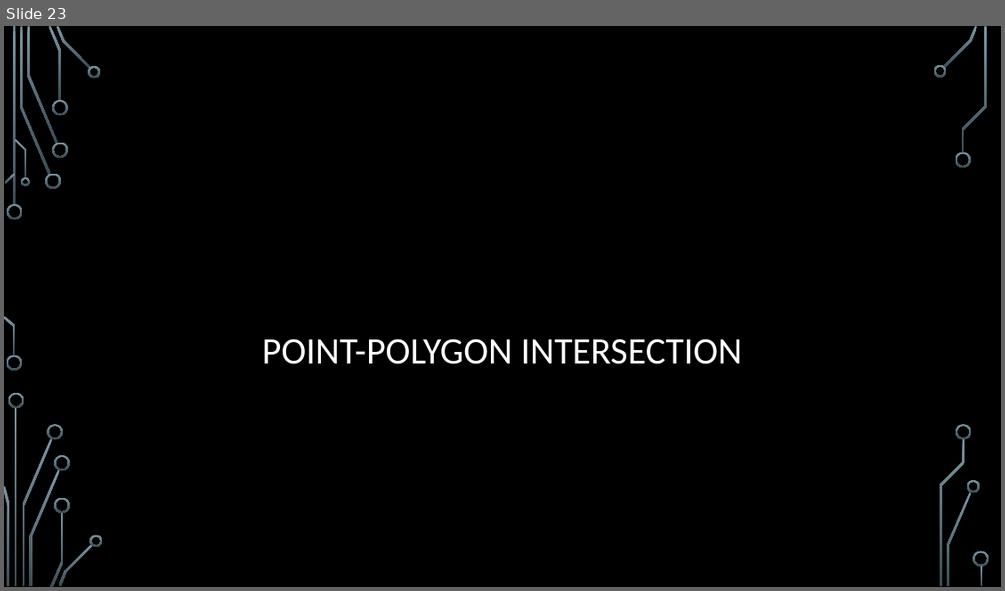
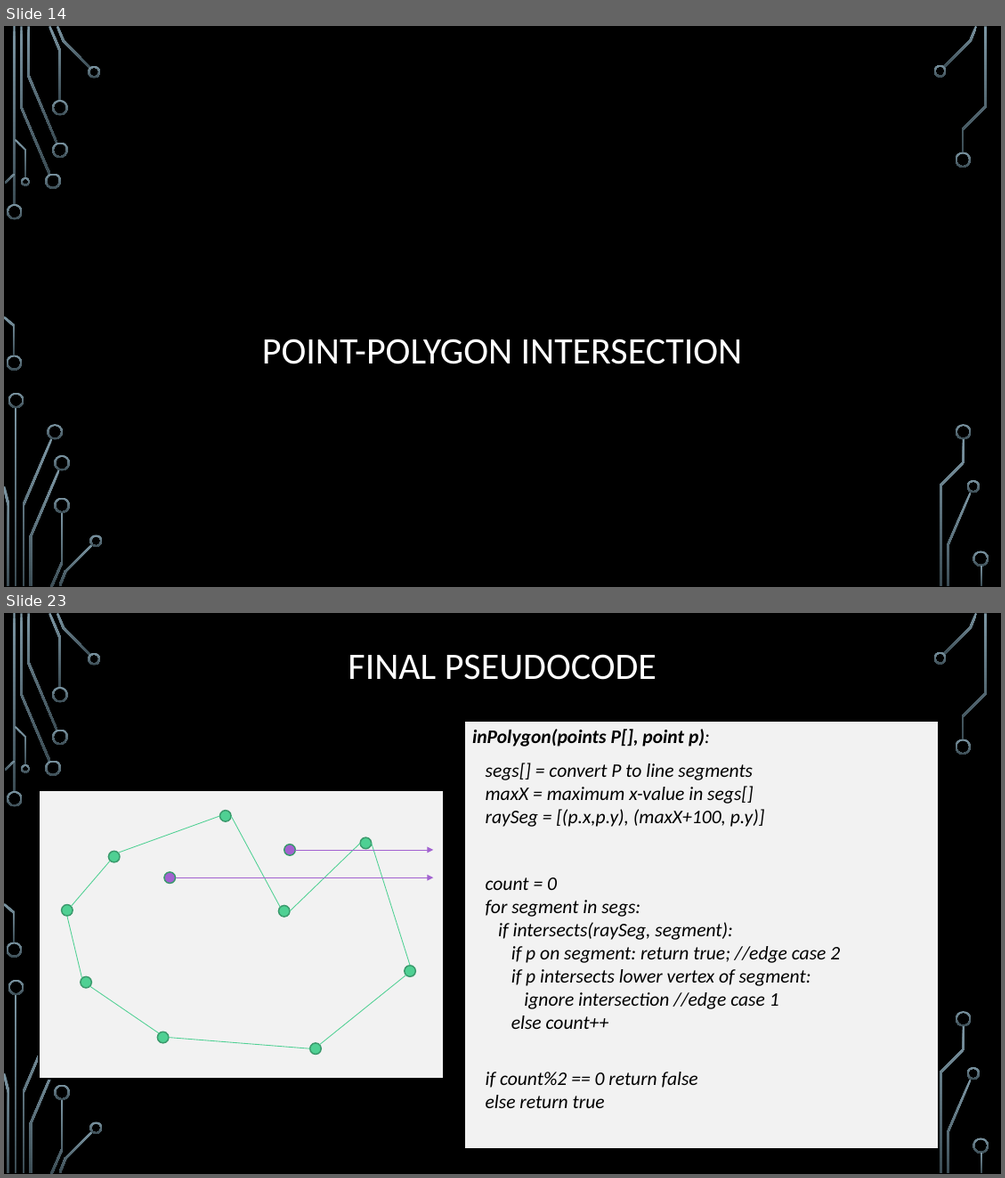
Before and after one commit to janiceeguo/advAlgo, a slide deck: slides/ComputationalGeom-part1-Intersections.pptx. Shown one above the other, each under a label of ours: slide 23 before the commit, slides 14 and 23 after it; the slides between them are not shown. The pictures are 1005x591 and 1005x1178 pixels, drawn with LibreOffice and Linux fonts; fonts in the diff are those of the drawing; background and template pictures are left out. Boxes give left, top, right and bottom in pixels: in the first picture for what was removed or moved away, otherwise in the second. Text is boxed around its words. In the diff, an @@ line names an element or a change of style, - is before the commit and + after.

```diff
--- a/slides/ComputationalGeom-part1-Intersections.pptx
+++ b/slides/ComputationalGeom-part1-Intersections.pptx
@@ slide 23 added at [4,613,1001,1174], background picture (left out); not listed: 34 template elements that a slide beside it also shows @@
@@ title added at [348,654,656,680], 36 pt, text #FFFFFF @@
+FINAL PSEUDOCODE
@@ rectangle added at [465,721,938,1149], fill #F2F2F2, outline #000000 0.75 pt, 18.5 pt, text #000000, italic @@
+inPolygon(points P[], point p):
+segs[] = convert P to line segments
+maxX = maximum x-value in segs[]
+raySeg = [(p.x,p.y), (maxX+100, p.y)]
+count = 0
+for segment in segs:
+if intersects(raySeg, segment):
+if p on segment: return true; //edge case 2
+if p intersects lower vertex of segment:
+ignore intersection //edge case 1
+else count++
+if count%2 == 0 return false
+else return true
@@ group added at [39,791,444,1078]: 11 ellipses, 9 lines, 2 arrows, 1 rectangle @@
@@ what was slide 23 is now slide 14 @@
```
Also in this commit, not shown: 1 slide changed, 10 other slides added, 2 other files.
